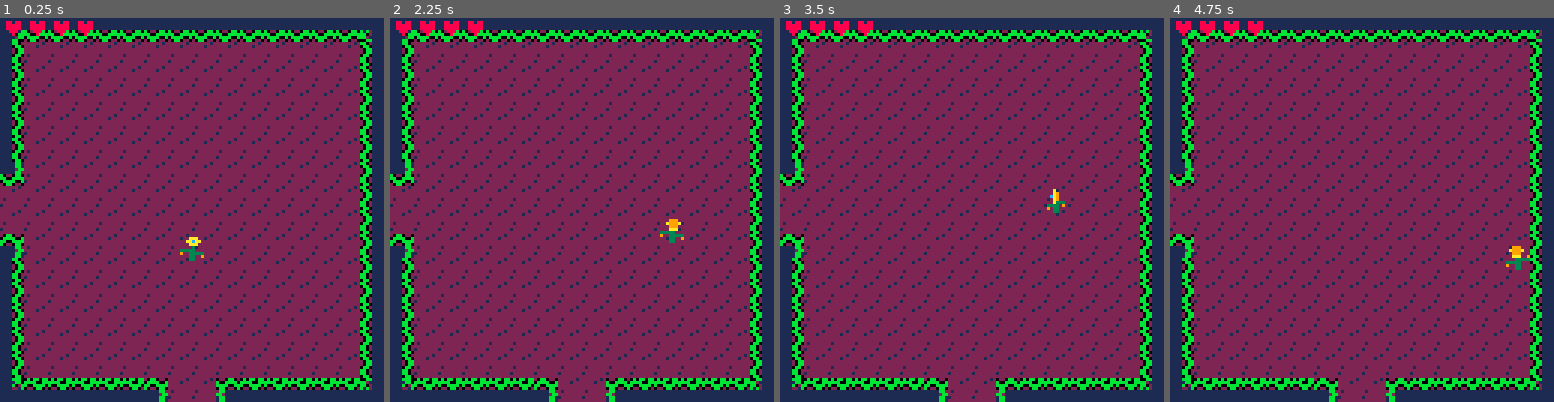
Above: before the commit, frames 1-4 (left to right).
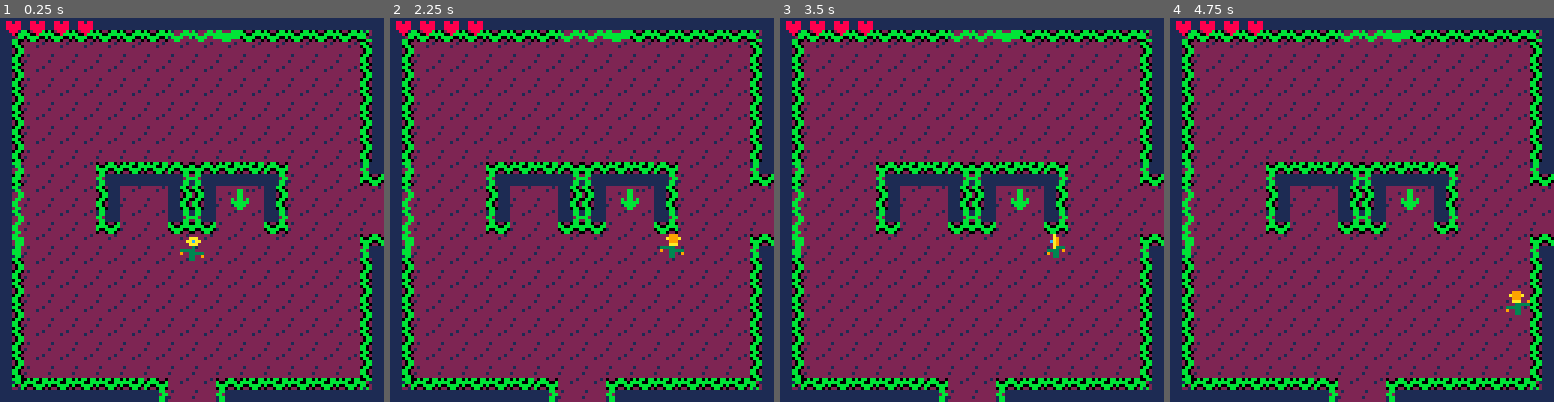
Above: after the commit, the same moments.

Repository: acwright/PICO-8
Game: PICO-8 cartridge ldjam/ldjam.p8
The game is run twice, just before and just after one commit, with the same random seed, the same clock (stepped at 60 frames per second) and the same inputs.
Inputs:
- Up to frame 1 (0.25 s): no input
- Up to frame 2 (2.25 s): tap X (X key) at 0.33, 1.07, 1.85 s; tap O (Z key) at 0.7, 1.7, 2.1 s; hold Right 1.6-2.1 s; hold Up from 2.15 s (still down)
- Up to frame 3 (3.5 s): release Up at 2.42 s; hold Right 2.47-3.03 s; tap O (Z key) at 2.5, 2.9, 3.3 s; tap X (X key) at 2.97 s; hold Left from 3.08 s (still down)
- Up to frame 4 (4.75 s): release Left at 3.58 s; hold Down 3.63-3.97 s; tap O (Z key) at 3.7, 4.1, 4.5 s; hold Right 4.02-4.68 s; tap X (X key) at 4.08 s; hold Up from 4.73 s (still down)

The runs differ from the first frame. In frame 1, 8.0% of the frame differs, in the area x 0-100%, y 3-63%; in frame 2, 8.2%; in frame 3, 8.1%; in frame 4, 8.3%, in the area x 0-100%, y 3-78%.

Commit message:
Level 5 map correct

Diff:
--- a/ldjam/ldjam.p8
+++ b/ldjam/ldjam.p8
@@ -62,7 +62,7 @@
 
 function init_game()
 	rooms=init_rooms()
-	room=rooms[125]
+	room=rooms[140]
 
 	player=init_player()
 	waves={}
@@ -941,43 +941,131 @@
 	--level 5
 
 	local room_139=init_room(1,{nil,140,nil,145},{
-		init_down_elevator(132)
-	})
-	local room_140=init_room(0,{139,141,nil,146},{})
-	local room_141=init_room(0,{140,142,nil,147},{})
-	local room_142=init_room(0,{141,143,nil,148},{})
-	local room_143=init_room(0,{142,144,nil,149},{})
-	local room_144=init_room(0,{143,nil,nil,150},{})
-	local room_145=init_room(0,{nil,146,139,151},{})
+		init_item(0,6,17),
+		init_item(0,7,17),
+		init_item(0,8,17),
+		init_item(0,9,17),
+		init_item(6,0,2),
+		init_item(7,0,2),
+		init_item(8,0,2),
+		init_item(9,0,2),
+		init_down_elevator(102)
+	})
+	local room_140=init_room(0,{139,141,nil,146},{
+		init_item(6,0,2),
+		init_item(7,0,2),
+		init_item(8,0,2),
+		init_item(9,0,2)
+	})
+	local room_141=init_room(0,{140,142,nil,147},{
+		init_item(6,0,2),
+		init_item(7,0,2),
+		init_item(8,0,2),
+		init_item(9,0,2)
+	})
+	local room_142=init_room(0,{141,143,nil,148},{
+		init_item(6,0,2),
+		init_item(7,0,2),
+		init_item(8,0,2),
+		init_item(9,0,2)
+	})
+	local room_143=init_room(0,{142,144,nil,149},{
+		init_item(6,0,2),
+		init_item(7,0,2),
+		init_item(8,0,2),
+		init_item(9,0,2)
+	})
+	local room_144=init_room(8,{143,nil,nil,150},{})
+	local room_145=init_room(0,{nil,146,139,151},{
+		init_item(0,6,17),
+		init_item(0,7,17),
+		init_item(0,8,17),
+		init_item(0,9,17)
+	})
 	local room_146=init_room(0,{145,147,140,152},{})
 	local room_147=init_room(0,{146,148,141,153},{})
 	local room_148=init_room(0,{147,149,142,154},{})
 	local room_149=init_room(0,{148,150,143,155},{})
-	local room_150=init_room(0,{149,nil,144,156},{})
-	local room_151=init_room(0,{nil,152,145,157},{})
+	local room_150=init_room(0,{149,nil,144,156},{
+		init_item(15,6,19),
+		init_item(15,7,19),
+		init_item(15,8,19),
+		init_item(15,9,19)
+	})
+	local room_151=init_room(0,{nil,152,145,157},{
+		init_item(0,6,17),
+		init_item(0,7,17),
+		init_item(0,8,17),
+		init_item(0,9,17)
+	})
 	local room_152=init_room(0,{151,153,146,158},{})
 	local room_153=init_room(0,{152,154,147,159},{})
 	local room_154=init_room(0,{153,155,148,160},{})
 	local room_155=init_room(0,{154,156,149,161},{})
-	local room_156=init_room(0,{155,nil,150,162},{})
-	local room_157=init_room(0,{nil,158,151,163},{})
+	local room_156=init_room(0,{155,nil,150,162},{
+		init_item(15,6,19),
+		init_item(15,7,19),
+		init_item(15,8,19),
+		init_item(15,9,19)
+	})
+	local room_157=init_room(0,{nil,158,151,163},{
+		init_item(0,6,17),
+		init_item(0,7,17),
+		init_item(0,8,17),
+		init_item(0,9,17)
+	})
 	local room_158=init_room(0,{157,159,152,164},{})
 	local room_159=init_room(0,{158,160,153,165},{})
-	local room_160=init_room(15,{159,161,154,166},{})
+	local room_160=init_room(0,{159,161,154,166},{})
 	local room_161=init_room(0,{160,162,155,167},{})
-	local room_162=init_room(0,{161,nil,156,168},{})
-	local room_163=init_room(0,{nil,164,157,169},{})
+	local room_162=init_room(0,{161,nil,156,168},{
+		init_item(15,6,19),
+		init_item(15,7,19),
+		init_item(15,8,19),
+		init_item(15,9,19)
+	})
+	local room_163=init_room(0,{nil,164,157,169},{
+		init_item(0,6,17),
+		init_item(0,7,17),
+		init_item(0,8,17),
+		init_item(0,9,17)
+	})
 	local room_164=init_room(0,{163,165,158,170},{})
 	local room_165=init_room(0,{164,166,159,171},{})
 	local room_166=init_room(0,{165,167,160,172},{})
 	local room_167=init_room(0,{166,168,161,173},{})
-	local room_168=init_room(0,{167,nil,162,174},{})
-	local room_169=init_room(0,{nil,170,163,nil},{})
-	local room_170=init_room(0,{169,171,164,nil},{})
-	local room_171=init_room(0,{170,172,165,nil},{})
-	local room_172=init_room(0,{171,173,166,nil},{})
-	local room_173=init_room(0,{172,174,167,nil},{})
-	local room_174=init_room(0,{173,nil,168,nil},{})
+	local room_168=init_room(0,{167,nil,162,174},{
+		init_item(15,6,19),
+		init_item(15,7,19),
+		init_item(15,8,19),
+		init_item(15,9,19)
+	})
+	local room_169=init_room(9,{nil,170,163,nil},{})
+	local room_170=init_room(0,{169,171,164,nil},{
+		init_item(6,15,34),
+		init_item(7,15,34),
+		init_item(8,15,34),
+		init_item(9,15,34)
+	})
+	local room_171=init_room(0,{170,172,165,nil},{
+		init_item(6,15,34),
+		init_item(7,15,34),
+		init_item(8,15,34),
+		init_item(9,15,34)
+	})
+	local room_172=init_room(0,{171,173,166,nil},{
+		init_item(6,15,34),
+		init_item(7,15,34),
+		init_item(8,15,34),
+		init_item(9,15,34)
+	})
+	local room_173=init_room(0,{172,174,167,nil},{
+		init_item(6,15,34),
+		init_item(7,15,34),
+		init_item(8,15,34),
+		init_item(9,15,34)
+	})
+	local room_174=init_room(10,{173,nil,168,nil},{})
 
 	add(rooms,room_0)
 	add(rooms,room_1)
